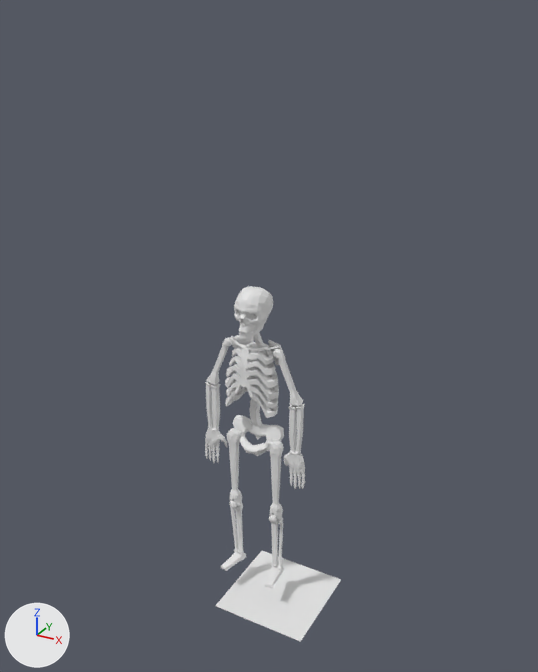
Renders of the Blender file Skeleton/realistic_skeleton.blend from each side of a commit.
Rendered twice from a camera (50 mm lens) standing at (92.1, -161.1, 106.0) and looking at (3.0, 0.8, 25.0). Arrows for +X, +Y and +Z are at lower left; the lights stay in place.

The older version as bpy lines, for what is in view:
```python
me_cube_001 = bpy.data.meshes.new('Cube.001')
me_cube_001.from_pydata(...)  # 2227 vertices, 2202 faces, 11 loose edges; spans x 0.0..16.7, y -8.4..3.6, z -52.8..39.1
me_plane = bpy.data.meshes.new('Plane')
me_plane.from_pydata([(1.0, 1.0, 0.0), (1.0, -1.0, 0.0), (-1.0, -1.0, 0.0), (-1.0, 1.0, 0.0)], [], [(0, 3, 2, 1)])
ob_cube = bpy.data.objects.new('Cube', me_cube_001)
ob_cube.location = (0.0, -0.2, -0.1)
_m = ob_cube.modifiers.new('Mirror', 'MIRROR')
_m.use_clip = True
_m.merge_threshold = 0.021
ob_plane = bpy.data.objects.new('Plane', me_plane)
ob_plane.location = (8.0, -1.4, -60.0)
ob_plane.scale = (14.5, 14.5, 14.5)
```
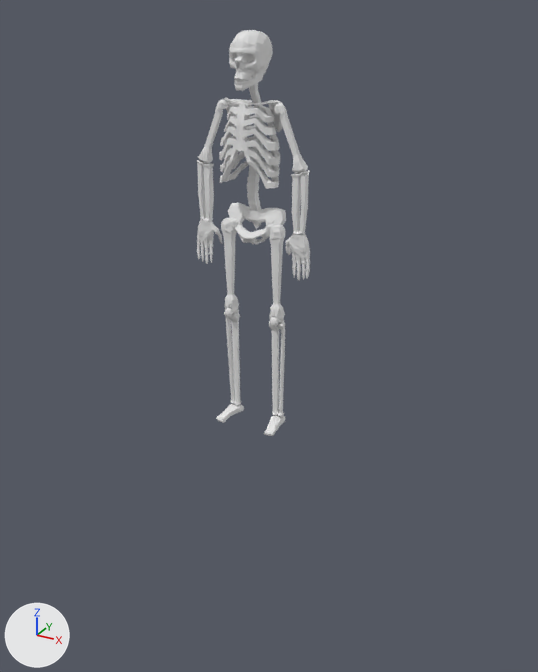
Boxes (x1, y1, x2, y2) around the edits, measured in the pictures (538 x 672 px; the box of a moved part takes in the faces that stretch with it):
```json
{"object": "Cube", "change": "reshaped, moved", "before": [205, 286, 305, 588], "after": [197, 30, 310, 436], "on screen": "13% wider, 34% taller"}
{"object": "Plane", "change": "deleted", "before": [215, 551, 341, 642]}
{"part": 1, "of": "me_cube_001", "change": "moved or reshaped", "before": [221, 498, 284, 588], "after": [216, 306, 286, 436]}
```

Scene script edits in JSON lines:
```json
{"block": "me_cube_001", "where": "# used by ob_cube; location = (0.0, -0.2, -0.1)"}
{"op": "remove", "block": "me_cube_001", "code": "me_cube_001.from_pydata(...)  # 2227 vertices, 2202 faces, 11 loose edges; spans x 0.0..16.7, y -8.4..3.6, z -52.8..39.1"}
{"op": "add", "block": "me_cube_001", "code": "me_cube_001.from_pydata(...)  # 2287 vertices, 2261 faces, 11 loose edges; spans x 0.0..16.7, y -8.3..3.6, z -62.3..39.1"}
{"block": "me_cube_001", "change": "me_cube_001 part 1: 156 vertices moved from x 5.0..9.2, y -8.4..0.9, z -52.8..-31.4 to x 5.0..9.0, y -8.3..0.9, z -62.3..-31.0; 13 vertices removed from x 5.2..8.1, y -2.0..0.6, z -51.8..-31.1; 73 vertices added at x 5.0..9.0, y -2.9..0.6, z -60.7..-30.8"}
{"op": "remove", "block": "ob_plane", "code": ["ob_plane = bpy.data.objects.new('Plane', me_plane)", "ob_plane.location = (8.0, -1.4, -60.0)", "ob_plane.scale = (14.5, 14.5, 14.5)"]}
{"op": "set", "path": "ob_cube.location", "old": "(0.0, -0.2, -0.1)", "new": "(0.0, -0.2, 62.3)"}
```
